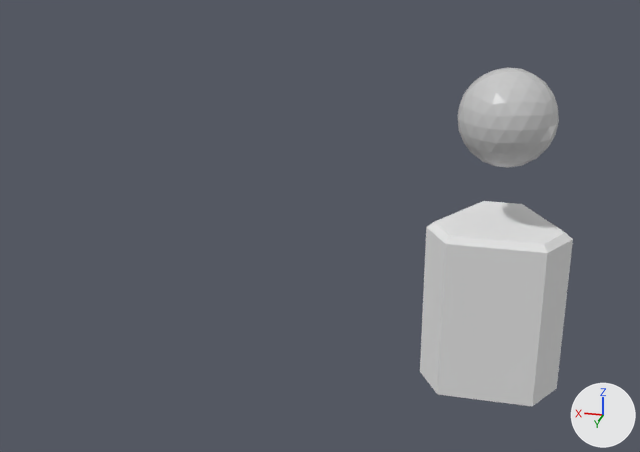
Two versions of the Blender file truss.blend, one commit apart.
Both versions are drawn from a camera (50 mm lens) standing at (-4.47, 16.78, 5.01) and looking at (-0.51, 0.66, -1.32). Arrows for +X, +Y and +Z are at lower right; the lights stay in place. Objects named as collision shapes, trigger or cutter boxes, shadow casters or lower levels of detail are left out.

Names of what the first picture shows: 'DGT-NoLaunchClamp-ground'.
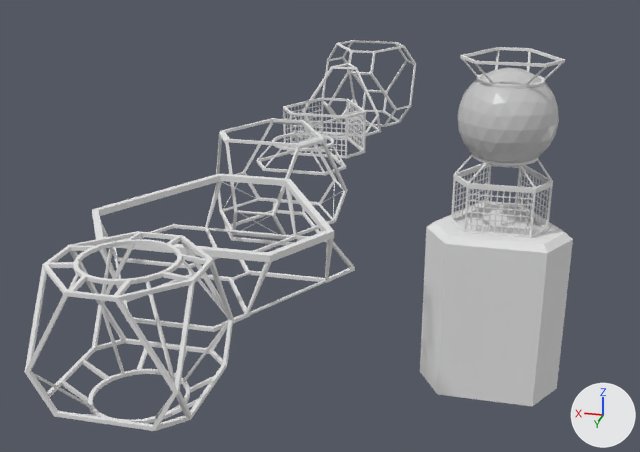
Boxes (x1, y1, x2, y2) around the edits, measured in the pictures (640 x 452 px):
'DGT-QuadHub.001', shown: after (25, 231, 233, 431)
'DGT-TriAdapter', shown: after (92, 174, 355, 332)
'DGT-TriHub', shown: after (216, 118, 348, 245)
'DGT-NoLaunchClamp-towerSegment', shown: after (451, 164, 553, 238)
'DGT-OctaHub', shown: after (322, 40, 416, 127)
'adapter:model.001', shown: after (460, 47, 565, 88)
'adapter:model', shown: after (453, 145, 553, 191)
'DGT-Segment', shown: after (283, 97, 366, 159)
'DGT-Segment.002', shown: after (286, 101, 364, 156)
'DGT-Adapter', shown: after (256, 133, 346, 175)
'DGT-TetraHub', shown: after (302, 63, 381, 137)

The change, as a diff of the scene's bpy script:
```diff
--- a/truss.blend.py
+++ b/truss.blend.py
@@ ob_dgt_octahub @@
 _m = ob_dgt_octahub.modifiers.new('EdgeSplit', 'EDGE_SPLIT')
 _m.use_edge_angle = False
-ob_dgt_octahub.hide_set(True)  # its collection is switched off
@@ ob_dgt_tetrahub @@
 _m = ob_dgt_tetrahub.modifiers.new('EdgeSplit', 'EDGE_SPLIT')
 _m.use_edge_angle = False
-ob_dgt_tetrahub.hide_set(True)  # its collection is switched off
@@ ob_dgt_segment @@
 _m = ob_dgt_segment.modifiers.new('EdgeSplit', 'EDGE_SPLIT')
 _m.use_edge_angle = False
-ob_dgt_segment.hide_set(True)  # its collection is switched off
@@ ob_dgt_segment_002 @@
 _m = ob_dgt_segment_002.modifiers.new('Array', 'ARRAY')
 _m.offset_object = ob_rotor
-ob_dgt_segment_002.hide_set(True)  # its collection is switched off
@@ ob_dgt_adapter @@
 _m = ob_dgt_adapter.modifiers.new('EdgeSplit', 'EDGE_SPLIT')
 _m.use_edge_angle = False
-ob_dgt_adapter.hide_set(True)  # its collection is switched off
@@ ob_dgt_quadhub_001 @@
 _m = ob_dgt_quadhub_001.modifiers.new('EdgeSplit', 'EDGE_SPLIT')
 _m.use_edge_angle = False
-ob_dgt_quadhub_001.hide_set(True)  # its collection is switched off
@@ ob_dgt_triadapter @@
 _m = ob_dgt_triadapter.modifiers.new('EdgeSplit', 'EDGE_SPLIT')
 _m.use_edge_angle = False
-ob_dgt_triadapter.hide_set(True)  # its collection is switched off
@@ ob_dgt_trihub @@
 _m = ob_dgt_trihub.modifiers.new('EdgeSplit', 'EDGE_SPLIT')
 _m.use_edge_angle = False
-ob_dgt_trihub.hide_set(True)  # its collection is switched off
```
